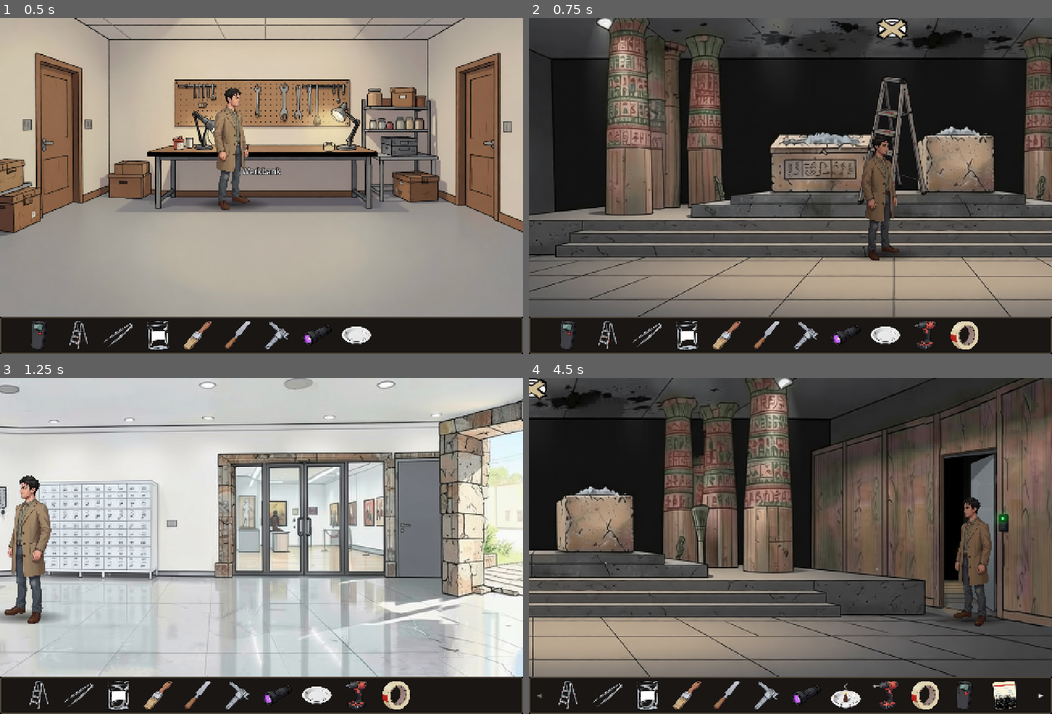
Above: before the commit, frames 1-4 (two rows, left to right).
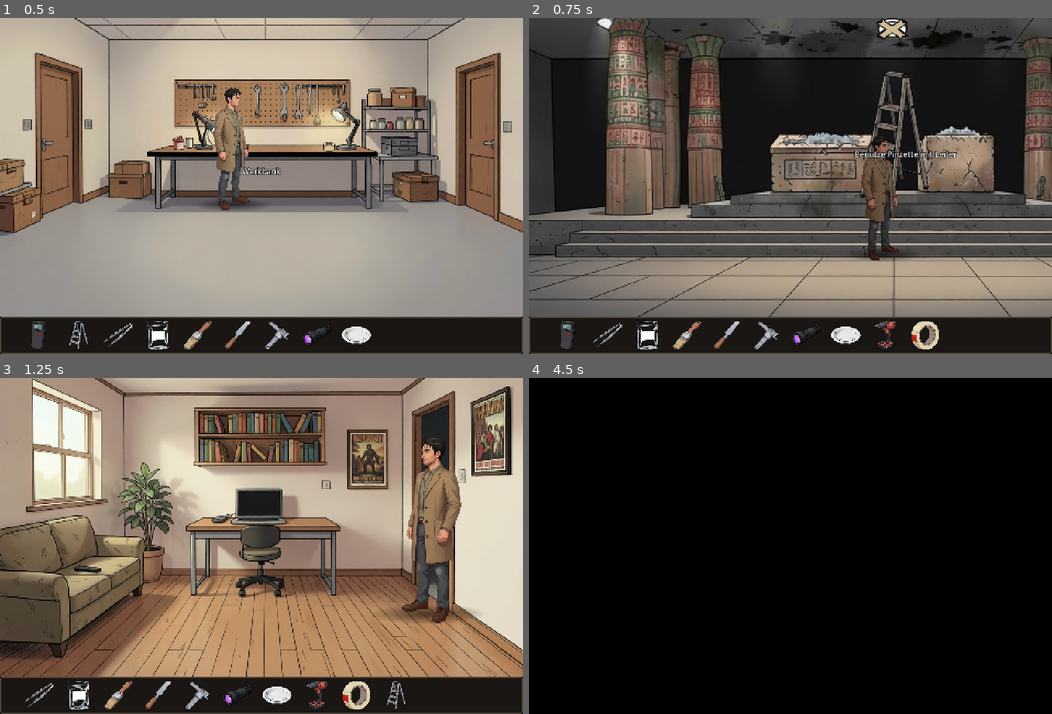
Above: after the commit, the same moments.

Repository: StefanMenne/kyphi
Game: Godot game, scene res://tests/walkthrough.tscn
The game is run twice, just before and just after one commit, with the same random seed, the same clock (stepped at 60 frames per second) and the same inputs. This scene is started directly instead of the project's main scene.
Inputs (mouse positions are in pixels of both pictures, inside the frame that each line leads up to):
- Up to frame 1 (0.5 s): no input
- Up to frame 2 (0.75 s): tap Enter at 0.5 s; move the mouse to (905, 169) at 0.52 s; hold Right (ui_right) from 0.53 s (still down); tap R at 0.6 s; click (905, 169) at 0.67 s
- Up to frame 3 (1.25 s): keep holding Right (ui_right)
- Up to frame 4 (4.5 s): release Right (ui_right) at 1.25 s; drag from (685, 562) to (764, 613) at 1.27 s; move the mouse to (842, 472) at 2.02 s; hold Right (ui_right) 2.03-2.75 s; tap R at 2.1, 3.6 s; click (842, 472) at 2.17 s; drag from (764, 613) to (633, 495) at 2.77 s; move the mouse to (947, 596) at 3.52 s; hold Left (ui_left) 3.53-4.25 s; click (947, 596) at 3.67 s; drag from (633, 495) to (712, 462) at 4.27 s

Frame 1 is identical in both runs. In frame 2, 3.9% of the frame differs, in the area x 12-86%, y 15-99%; in frame 3, 86%; in frame 4, 86%, in the area x 0-100%, y 0-100%.

Commit message:
Altar room: ladder set up and taken explicitly; movable sprites in the editor
The ladder stands on the podium under the smoke detector until Martin
takes it back; ceiling work needs it standing, and he will not leave with
it there while the dictaphone is hidden. The layout editor can move room
sprites (ladder, Mrs. Ackermann); a hotspot with the same id follows.

Co-Authored-By: Claude Opus 5.5 <noreply@anthropic.com>

Diff:
--- a/game/layout_editor.gd
+++ b/game/layout_editor.gd
@@ -1,12 +1,13 @@
 class_name LayoutEditor
 extends Node2D
 ## Entwicklermodus (F9, nur in Debug-Builds): Lauffläche, Tiefe, Eingänge, Hotspot-Bereiche und Laufpunkte
-## des aktuellen Raums anzeigen und mit der Maus bearbeiten; Strg+S schreibt game/rooms/<id>.json.
+## und verschiebbare Sprites des aktuellen Raums anzeigen und mit der Maus bearbeiten; Strg+S schreibt
+## game/rooms/<id>.json.
 
 const HANDLE := 7.0
 const HELP := "Entwicklermodus (F9 beendet)   Strg+S speichern   Strg+R neu laden   A/D oder ←/→ Kamera\n" + \
 	"Ecken, Laufpunkte (blau), Eingänge (violett), Tiefe (links) ziehen   Hotspot anklicken: verschieben, " + \
-	"Ecken ändern\nDoppelklick auf Kante: Ecke einfügen   Rechtsklick auf Ecke: löschen   " + \
+	"Ecken ändern\nSprites (rosa Marke oben links) ziehen   Doppelklick auf Kante: Ecke einfügen   Rechtsklick auf Ecke: löschen   " + \
 	"Mausrad an Tiefenmarke: Figurhöhe"
 
 var main: Node
@@ -115,6 +116,15 @@
 		if sel:
 			for p in _corners(r):
 				_handle(p, c, k)
+	# verschiebbare Sprites; ausgeblendete halbtransparent
+	for sid in room.movables:
+		var sp: Sprite2D = room.movables[sid]
+		var r := _sprite_rect(sp)
+		if not sp.visible:
+			draw_texture(sp.texture, sp.position, Color(1, 1, 1, 0.4))
+		draw_rect(r, Color(1, 0.4, 0.7), false, 2 * k)
+		_handle(sp.position, Color(1, 0.4, 0.7), k)
+		_text(sp.position + Vector2(10, -8) * k, "Sprite " + sid, Color(1, 0.4, 0.7), k)
 	# Eingänge
 	for key in room.entries:
 		var p: Vector2 = room.entries[key][0]
@@ -145,6 +155,10 @@
 	draw_rect(Rect2(p - Vector2(s, s), Vector2(2 * s, 2 * s)), c, false, 2 * k)
 
 
+func _sprite_rect(sp: Sprite2D) -> Rect2:
+	return Rect2(sp.position, sp.texture.get_size() * sp.scale)
+
+
 func _corners(r: Rect2) -> Array:
 	return [r.position, Vector2(r.end.x, r.position.y), r.end, Vector2(r.position.x, r.end.y)]
 
@@ -210,8 +224,8 @@
 		_selected = null
 
 
-## Was unter der Maus liegt, in dieser Reihenfolge: Ecken des gewählten Hotspots, Laufpunkte, Eingänge,
-## Tiefenmarken, Ecken der Lauffläche, Hotspot-Bereiche (oberster zuerst).
+## Was unter der Maus liegt, in dieser Reihenfolge: Ecken des gewählten Hotspots, Sprite-Marken, Laufpunkte,
+## Eingänge, Tiefenmarken, Ecken der Lauffläche, Hotspot-Bereiche (oberster zuerst).
 func _pick(m: Vector2) -> Dictionary:
 	var r := _r()
 	if _selected:
@@ -219,6 +233,10 @@
 		for i in 4:
 			if m.distance_to(cs[i]) < r:
 				return {"kind": "corner", "hs": _selected, "fixed": cs[(i + 2) % 4]}
+	for sid in room.movables:
+		var sp: Sprite2D = room.movables[sid]
+		if m.distance_to(sp.position) < r:
+			return {"kind": "sprite", "sid": sid, "offset": sp.position - m}
 	for hs in room.hotspots:
 		if m.distance_to(hs["walk"]) < r:
 			return {"kind": "walk", "hs": hs}
@@ -265,6 +283,16 @@
 			var a: Rect2 = _drag["hs"]["area"]
 			a.position = (m + _drag["offset"]).round()
 			_drag["hs"]["area"] = a
+		"sprite":
+			# ein Hotspot gleicher id zieht mit
+			var sp: Sprite2D = room.movables[_drag["sid"]]
+			var to: Vector2 = (m + _drag["offset"]).round()
+			var hs = room.find_hotspot(_drag["sid"])
+			if hs:
+				var a: Rect2 = hs["area"]
+				a.position += to - sp.position
+				hs["area"] = a
+			sp.position = to
 		"walk":
 			_drag["hs"]["walk"] = m
 		"entry":
--- a/game/room.gd
+++ b/game/room.gd
@@ -2,7 +2,8 @@
 extends Node2D
 ## Basis aller Schauplätze: Hintergrund und Ebenen aus dem Katalog, Hotspots, Laufbereich.
 ## Alle Koordinaten sind Pixel des Hintergrundbilds. Die Geometrie (Lauffläche, Tiefe, Eingänge, Bereiche und
-## Laufpunkte der Hotspots) steht in game/rooms/<id>.json und lässt sich im Entwicklermodus (F9) bearbeiten.
+## Laufpunkte der Hotspots, Position verschiebbarer Sprites) steht in game/rooms/<id>.json und lässt sich im
+## Entwicklermodus (F9) bearbeiten.
 
 const LOOK_FAIL := ["Nichts Besonderes.", "Sieht aus wie immer."]
 const USE_FAIL := ["Das bringt mir nichts.", "Lieber nicht.", "Nein."]
@@ -23,6 +24,8 @@
 var shadow_alpha := 0.6
 var hotspots: Array = []
 var layers := {}
+## verschiebbare Sprites: id -> Sprite2D (Position aus dem Layout; ein Hotspot gleicher id zieht im Editor mit)
+var movables := {}
 
 
 func setup() -> void:
@@ -62,6 +65,10 @@
 	pass
 
 
+func movable(sid: String, s: Sprite2D) -> void:
+	movables[sid] = s
+
+
 ## gesture: "auto" (nach Höhe: "pickup" am Boden, sonst "use") oder "none" (ohne Gegenstand keine Geste,
 ## z. B. Personen und offene Durchgänge)
 func hotspot(hid: String, name: String, face := "back", gesture := "auto") -> void:
@@ -99,6 +106,12 @@
 	for k in d["entries"]:
 		var e: Dictionary = d["entries"][k]
 		entries[k] = [Vector2(e["pos"][0], e["pos"][1]), e["face"], e["door"]]
+	var sprites: Dictionary = d.get("sprites", {})
+	for sid in movables:
+		if sid in sprites:
+			movables[sid].position = Vector2(sprites[sid][0], sprites[sid][1])
+		else:
+			push_warning("Sprite %s fehlt in %s" % [sid, layout_path()])
 	for hs in hotspots:
 		var g = d["hotspots"].get(hs["id"])
 		if g == null:
@@ -125,6 +138,11 @@
 			JSON.stringify(k), v.call(e[0]), JSON.stringify(e[1]), JSON.stringify(e[2])])
 	lines.append(",\n".join(es))
 	lines.append(" },")
+	if not movables.is_empty():
+		var ss := []
+		for sid in movables:
+			ss.append("%s: %s" % [JSON.stringify(sid), v.call(movables[sid].position)])
+		lines.append(' "sprites": {%s},' % ", ".join(ss))
 	lines.append(' "hotspots": {')
 	var hs_lines := []
 	for hs in hotspots:
@@ -151,14 +169,14 @@
 	return hs["name"]
 
 
-func find_hotspot(hid: String):
+func find_hotspot(hid: String) -> Variant:
 	for hs in hotspots:
 		if hs["id"] == hid:
 			return hs
 	return null
 
 
-func hotspot_at(p: Vector2):
+func hotspot_at(p: Vector2) -> Variant:
 	for i in range(hotspots.size() - 1, -1, -1):
 		var hs: Dictionary = hotspots[i]
 		if not is_active(hs["id"]):
--- a/game/rooms/altar_room.gd
+++ b/game/rooms/altar_room.gd
@@ -1,12 +1,10 @@
 extends Room
 ## Altarraum: Rauchmelder, Asche, Ruß, Altarschrank, Westwand mit Paneel 4 und Stahltür.
 
-const LADDER_POS := Vector2(950, 113)
 const UV := Color(0.55, 0.42, 0.95)
 
+## steht, solange das Flag ladder_up gesetzt ist (auf dem Podest unter dem Rauchmelder)
 var ladder: Sprite2D
-## Martin arbeitet gerade auf der Leiter (nur dann steht sie)
-var _on_ladder := false
 var smoke: CPUParticles2D
 
 
@@ -16,7 +14,8 @@
 
 func build() -> void:
 	tint = Color(0.68, 0.63, 0.6)
-	ladder = add_sprite(load("res://assets/scenes/altarraum/sprites/ladder.png"), LADDER_POS)
+	ladder = add_sprite(load("res://assets/scenes/altarraum/sprites/ladder.png"), Vector2.ZERO)
+	movable("ladder", ladder)
 	# wie Martin im Licht des Raums
 	ladder.modulate = tint
 	move_child(ladder, 1)
@@ -42,6 +41,7 @@
 	hotspot("ash", "Räucheraltar mit Asche")
 	hotspot("soot", "Ruß an der Decke")
 	hotspot("detector", "Rauchmelder")
+	hotspot("ladder", "Leiter")
 	for i in 5:
 		hotspot("panel_%d" % (i + 1), "Holzverkleidung")
 	hotspot("steel_door", "Stahltür mit Kartenleser")
@@ -53,12 +53,12 @@
 	layers["detector_taped"].visible = not Game.flag("tape_removed") or Game.flag("detector_retaped")
 	layers["steel_door_closed"].visible = Game.flag("panel_removed")
 	layers["steel_door_open"].visible = Game.flag("steel_door_open")
-	ladder.visible = _on_ladder
-	# alte Spielstände: die Leiter stand hier fest, jetzt gehört sie wieder ins Inventar
+	ladder.visible = Game.flag("ladder_up")
+	# alte Spielstände: ladder_placed hieß früher ladder_up
 	if Game.flag("ladder_placed"):
 		Game.set_flag("ladder_placed", false)
-		if not Game.has("ladder"):
-			Game.add_item("ladder")
+		Game.set_flag("ladder_up")
+		ladder.visible = true
 
 
 func _process(_dt: float) -> void:
@@ -71,6 +71,8 @@
 	match hid:
 		"steel_door":
 			return Game.flag("panel_removed")
+		"ladder":
+			return Game.flag("ladder_up")
 		"panel_4":
 			return not Game.flag("panel_removed")
 	return true
@@ -114,6 +116,8 @@
 				await say("Abgeklebt. Darunter klebt ein langes graues Haar." if not Game.flag("hair_secured") else "Noch abgeklebt.")
 			else:
 				await say("Der Rauchmelder. Bei dem Ruß hätte er längst anschlagen müssen.")
+		"ladder":
+			await say("Die Malerleiter, auf dem Podest unter dem Rauchmelder.")
 		"steel_door":
 			await say("Eine neue Stahltür mit Kartenleser. Dasselbe Modell wie an den Personaltüren des Museums.")
 		"workshop_door":
@@ -134,16 +138,21 @@
 			if Game.has("cone_saucer"):
 				await refuse("Mit dem brennenden Kegel? Nicht durchs Museum.")
 				return
+			if Game.flag("ladder_up") and Game.flag("dictaphone_hidden") and not Game.flag("night_done"):
+				await refuse("Und die Leiter bleibt unter dem Melder stehen? Die würde mich verraten. Die muss weg.")
+				return
 			await go("workshop", "workshop_door_open")
 		"cabinet":
 			await cabinet()
 		"detector":
 			await on_ladder(detector)
 		"soot":
-			if not Game.has("ladder"):
+			if not Game.flag("ladder_up"):
 				await refuse("Viel zu hoch.")
 			else:
 				await refuse("Mit bloßen Fingern? Dafür gibt es Werkzeug.")
+		"ladder":
+			await take_ladder()
 		"ash":
 			await refuse("Nicht anfassen. Das ist ein Befund.")
 		"steel_door":
@@ -157,12 +166,8 @@
 
 func use_item(hid: String, item: String) -> void:
 	match [hid, item]:
-		["detector", "ladder"]:
-			await on_ladder(detector)
-		["soot", "ladder"]:
-			await refuse("Mit bloßen Fingern? Dafür gibt es Werkzeug.")
-		["podium", "ladder"], ["altar", "ladder"], ["ash", "ladder"]:
-			await refuse("Die stelle ich auf, wenn ich oben etwas zu tun habe.")
+		["detector", "ladder"], ["soot", "ladder"], ["podium", "ladder"], ["altar", "ladder"], ["ash", "ladder"]:
+			await set_up_ladder()
 		["detector", "tweezers"]:
 			await on_ladder(take_hair)
 		["detector", "masking_tape"]:
@@ -182,26 +187,36 @@
 				await super(hid, item)
 
 
-## Arbeit an der Decke: die Leiter kurz aufstellen, danach wieder zusammenklappen und mitnehmen,
-## damit nachts niemand eine Leiter unter dem Melder findet.
+## Die Leiter steht immer auf dem Podest unter dem Rauchmelder; aufstellen und mitnehmen sind eigene Aktionen.
+func set_up_ladder() -> void:
+	await Game.main.flush_gesture()
+	Game.remove_item("ladder")
+	Game.set_flag("ladder_up")
+	refresh()
+	if not Game.flag("ladder_set_up_once"):
+		Game.set_flag("ladder_set_up_once")
+		await narrate("[Martin stellt die Leiter auf das Podest, direkt unter den Rauchmelder.]")
+
+
+func take_ladder() -> void:
+	await Game.main.flush_gesture()
+	Game.set_flag("ladder_up", false)
+	Game.add_item("ladder")
+	refresh()
+	if not Game.flag("ladder_taken_once"):
+		Game.set_flag("ladder_taken_once")
+		await narrate("[Martin klappt die Leiter zusammen und nimmt sie mit.]")
+
+
+## Arbeit an der Decke: nur von der aufgestellten Leiter aus.
 func on_ladder(action: Callable) -> void:
-	if not Game.has("ladder"):
-		await refuse("Viel zu hoch. Ich brauche die Leiter aus der Werkstatt.")
+	if not Game.flag("ladder_up"):
+		if Game.has("ladder"):
+			await refuse("Zu hoch. Erst die Leiter aufstellen.")
+		else:
+			await refuse("Viel zu hoch. Ich brauche die Leiter aus der Werkstatt.")
 		return
-	await Game.main.flush_gesture()
-	_on_ladder = true
-	ladder.visible = true
-	if not Game.flag("ladder_used"):
-		await narrate("[Martin klappt die Leiter unter dem Rauchmelder auf und steigt hinauf.]")
 	await action.call()
-	if not Game.flag("ladder_used"):
-		Game.set_flag("ladder_used")
-		await narrate("[Er steigt wieder herunter und klappt die Leiter zusammen.]")
-		await say("Die nehme ich wieder mit. Eine Leiter unter dem Melder würde auffallen.")
-	else:
-		await Game.wait(0.4)
-	_on_ladder = false
-	ladder.visible = false
 
 
 func scrape_soot() -> void:
--- a/game/rooms/altar_room.json
+++ b/game/rooms/altar_room.json
@@ -5,6 +5,7 @@
   "": {"pos": [1000, 520], "face": "front", "door": ""},
   "workshop": {"pos": [110, 492], "face": "right", "door": "workshop_door_open"}
  },
+ "sprites": {"ladder": [954, 102]},
  "hotspots": {
   "podium": {"area": [220, 338, 1557, 123], "walk": [1000, 466]},
   "pillars": {"area": [466, 30, 230, 340], "walk": [580, 466]},
@@ -14,6 +15,7 @@
   "ash": {"area": [1065, 210, 153, 128], "walk": [1140, 466]},
   "soot": {"area": [800, 0, 378, 62], "walk": [1000, 466]},
   "detector": {"area": [975, 0, 85, 46], "walk": [1000, 466]},
+  "ladder": {"area": [954, 102, 135, 268], "walk": [1000, 466]},
   "panel_1": {"area": [1556, 60, 67, 410], "walk": [1590, 474]},
   "panel_2": {"area": [1623, 60, 77, 410], "walk": [1662, 474]},
   "panel_3": {"area": [1700, 60, 102, 410], "walk": [1751, 474]},
--- a/game/rooms/lobby.gd
+++ b/game/rooms/lobby.gd
@@ -2,7 +2,6 @@
 ## Lobby: Frau Ackermann, Archivkartei, Depotschlüssel, Feuerzeug.
 
 ## Frau Ackermann hinter dem Tresen (Sprite oben links; unten an der Tresenkante abgeschnitten)
-const ACK_POS := Vector2(402, 216)
 const ACK_SIZE := Vector2(55, 87)
 
 var ackermann: Sprite2D
@@ -18,7 +17,8 @@
 func build() -> void:
 	for state in ["idle", "talk_small", "talk_open", "incense_cone"]:
 		_ack_tex[state] = load("res://assets/characters/ackermann/%s.png" % state)
-	ackermann = add_sprite(_ack_tex["idle"], ACK_POS)
+	ackermann = add_sprite(_ack_tex["idle"], Vector2.ZERO)
+	movable("ackermann", ackermann)
 	move_child(ackermann, 1)
 
 	hotspot("covers", "Abdeckplanen", "left")
--- a/game/rooms/lobby.json
+++ b/game/rooms/lobby.json
@@ -7,6 +7,7 @@
   "depot": {"pos": [150, 490], "face": "front", "door": "stairs_door_open"},
   "workshop": {"pos": [1445, 400], "face": "front", "door": "workshop_door_open"}
  },
+ "sprites": {"ackermann": [402, 216]},
  "hotspots": {
   "covers": {"area": [0, 430, 245, 146], "walk": [250, 540]},
   "roster": {"area": [353, 179, 118, 77], "walk": [400, 475]},
--- a/tests/walkthrough.gd
+++ b/tests/walkthrough.gd
@@ -88,10 +88,14 @@
 	await act("detector", "tweezers")
 	await act("detector")
 	check(Game.flag("tape_removed"), "Klebeband ab")
-	check(Game.has("ladder"), "Leiter wieder im Inventar")
+	check(Game.flag("ladder_up") and not Game.has("ladder"), "Leiter steht")
 	# Kapitel 2
 	await act("cabinet", "dictaphone")
 	check(Game.flag("dictaphone_hidden"), "Diktiergerät versteckt")
+	await act("workshop_door")
+	in_room("altar_room")
+	await act("ladder")
+	check(Game.has("ladder") and not Game.flag("ladder_up"), "Leiter wieder im Inventar")
 	await act("workshop_door")
 	await act("lobby_door")
 	Game.choice_script = ["gestern Abend", ""]
@@ -117,6 +121,9 @@
 	await act("archive")
 	await act("workshop_door")
 	await act("altar_door")
+	await act("soot", "spatula")
+	check(not Game.has("spatula_soot"), "Ruß nur von der Leiter")
+	await act("podium", "ladder")
 	await act("soot", "spatula")
 	await combine("brush", "spatula_soot")
 	await combine("brush_soot", "index_card")
Not shown, changed: README.md
